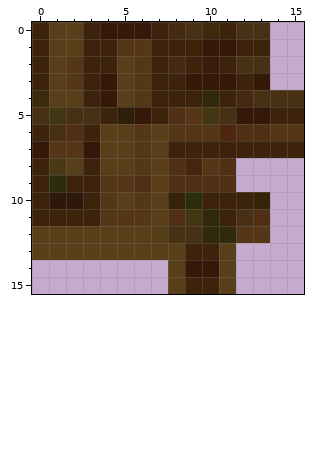
Pixel-art sprite, stored at assets/game/textures/level_1/boots.png. The picture above was drawn from the file before the commit.
The file is 16x16 pixels. Colours within 5 levels of each other are drawn and written as one.
Now the later version:
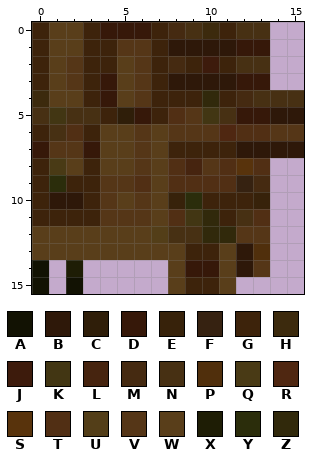
Palette (. is transparent): A #121203  B #2e1809  C #2f1e09  D #361809  E #37220a  F #362211  G #3d230b  H #3c2a0d  J #3d1b0c  K #423613  L #46240f  M #452a11  N #473013  P #502f0c  Q #493a15  R #4f2711  S #58330c  T #512f14  U #533e18  V #553617  W #593e1a  X #1e1d05  Y #2b2d0b  Z #31290b
Changes in this commit:
y 1: x 8..13 GGDDGG -> BBBBDD
y 3: x 8..12 GDDDG -> BBBBD
y 5: x 14..15 GG -> BB
y 7: x 12..15 GGGG -> BBBB
y 8: x 12..13 .. -> ST
y 9: x 12..13 .. -> FM
y 13: x 12..13 .. -> BP
y 14: x 0 . -> A; x 2 . -> X; x 12..13 .. -> BV
y 15: x 0 . -> A; x 2 . -> A
